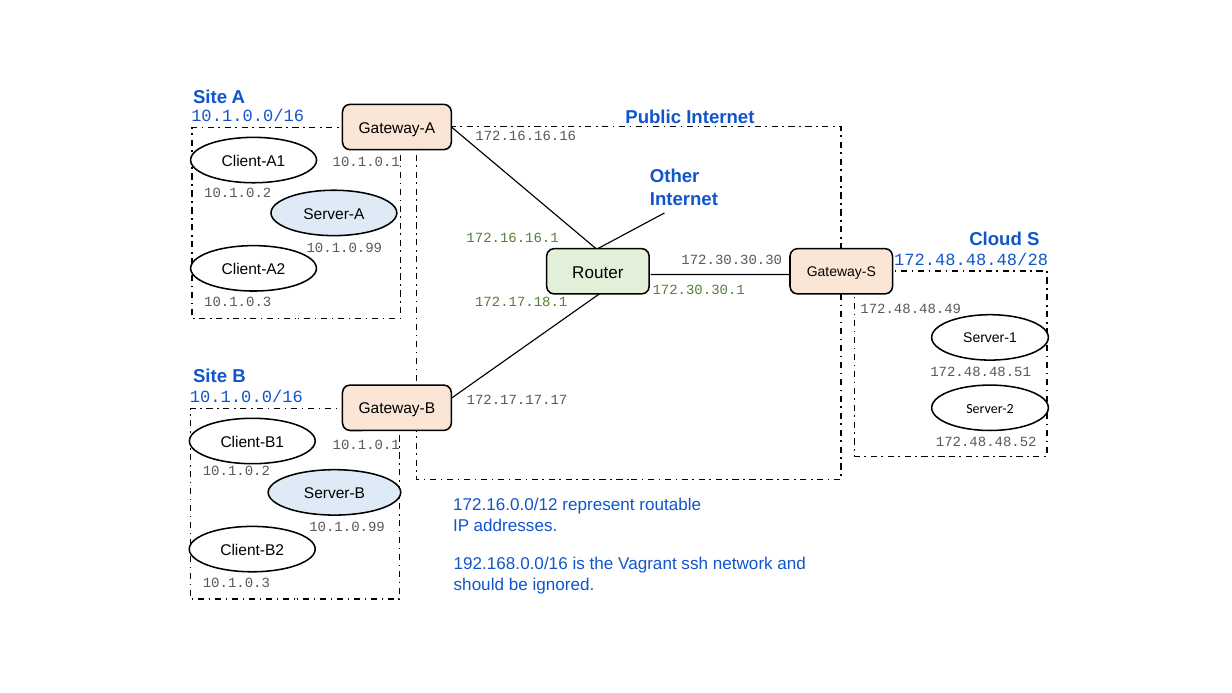
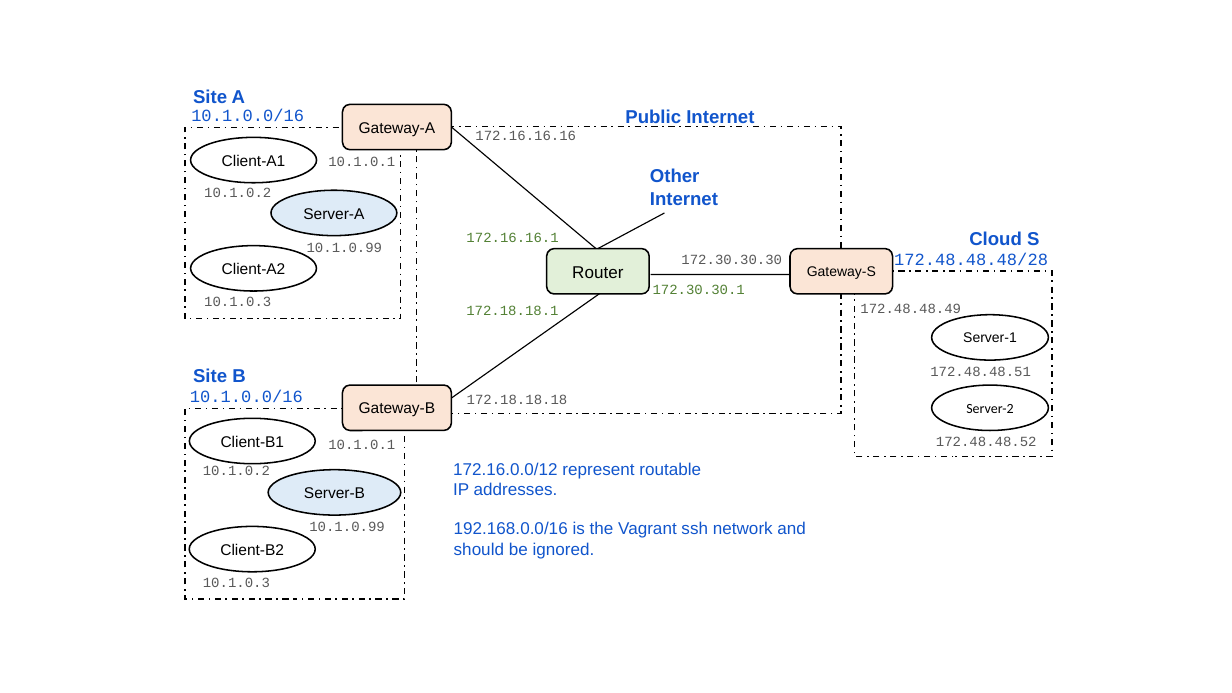
Before and after one commit to tuomaura/cs-e4300_testbed, a slide deck: slide 1 of img/setup.odp. Drawn at 1232x693 pixels with LibreOffice and Linux fonts; fonts in the diff are those of the drawing. Boxes give left, top, right and bottom in pixels: in the first picture for what was removed or moved away, otherwise in the second. Text is boxed around its words. In the diff, an @@ line names an element or a change of style, - is before the commit and + after.

```diff
--- a/img/setup.odp
+++ b/img/setup.odp
@@ rectangle: place and size @@
-rectangle at [192, 127, 401, 319]
+rectangle at [184, 127, 400, 319]
@@ text "10.1.0.1": place and size @@
-text "10.1.0.1" at [333, 156, 400, 166]
+text "10.1.0.1" at [328, 156, 395, 166]
@@ rectangle: place and size @@
-rectangle at [417, 126, 842, 480]
+rectangle at [417, 126, 842, 414]
@@ rectangle: place and size @@
-rectangle at [855, 271, 1048, 456]
+rectangle at [855, 271, 1053, 456]
@@ text at [466, 305, 558, 315]: text changed @@
-172.17.18.1
+172.18.18.1
@@ rectangle: place and size @@
-rectangle at [191, 408, 400, 599]
+rectangle at [184, 408, 405, 599]
@@ text at [467, 394, 568, 404]: text changed @@
-172.17.17.17
+172.18.18.18
@@ text "10.1.0.1" rewrapped from [333, 439, 400, 454] to [328, 439, 395, 449] @@
@@ text "172.16.0.0/12 represent routable IP addresses.": place and size @@
-text "172.16.0.0/12 represent routable IP addresses." at [453, 497, 701, 531]
+text "172.16.0.0/12 represent routable IP addresses." at [453, 462, 701, 495]
@@ text "192.168.0.0/16 is the Vagrant ssh ...": place and size @@
-text "192.168.0.0/16 is the Vagrant ssh ..." at [454, 556, 806, 594]
+text "192.168.0.0/16 is the Vagrant ssh ..." at [454, 521, 806, 559]
```
Also in this commit, not shown: 17 other files.
